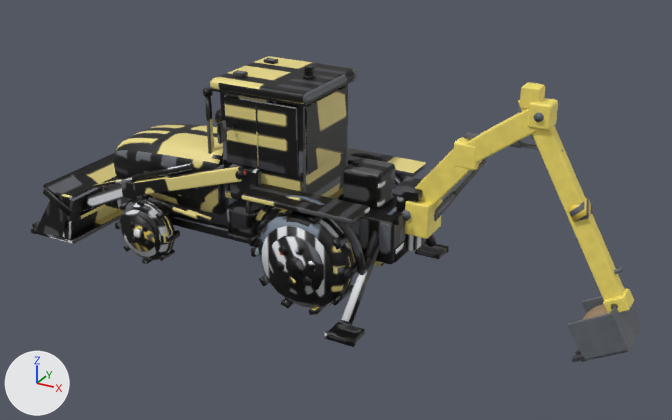
An edit to the FBX model unity/CheckoutSimulator/Assets/Resources/EventRigs/Rig_Backhoe.fbx, drawn before and after from the same camera.
Both versions are drawn from a 50 mm camera at (7.26, -10.99, 6.62) aimed at (1.22, -0.01, 1.13). Every picture has the same lights, and +X, +Y and +Z are marked at lower left. The first picture is the older version. Where no turn or scale is listed for an object, it has been applied to the vertices. Vertices at exactly the same position are counted once.

Before the edit, the objects in view are built like this:
```python
me_cube_918 = bpy.data.meshes.new('Cube.918')
me_cube_918.from_pydata(...)  # 6474 vertices, 5769 faces; spans x -4.05..2.62, y -1.63..1.63, z -0.01..3.23
me_cube_918.materials.append(mat_obras_backhoe_mat)  # picture img_obras_backhoe_basecolor_png
me_obras_backhoearm__stick = bpy.data.meshes.new('Obras_BackhoeArm__Stick')
me_obras_backhoearm__stick.from_pydata(...)  # 116 vertices, 104 faces; spans x 1.39..3.01, y -0.15..0.15, z -0.75..2.0
me_obras_backhoearm__stick.materials.append(mat_obras_backhoearm_mat)  # picture img_obras_backhoearm_basecolor_png
me_obras_backhoearm__swing = bpy.data.meshes.new('Obras_BackhoeArm__Swing')
me_obras_backhoearm__swing.from_pydata(...)  # 76 vertices, 66 faces; spans x -0.071..0.33, y -0.275..0.275, z -0.3..0.2
me_obras_backhoearm__swing.materials.append(mat_obras_backhoearm_mat)  # picture img_obras_backhoearm_basecolor_png
ob_obras_backhoe__body = bpy.data.objects.new('Obras_Backhoe__Body', me_cube_918)
ob_obras_backhoe__body.location = (0.0, 0.0, 0.0)
ob_obras_backhoearm__stick = bpy.data.objects.new('Obras_BackhoeArm__Stick', me_obras_backhoearm__stick)
ob_obras_backhoearm__stick.location = (2.45, 0.0, 1.4)
ob_obras_backhoearm__swing = bpy.data.objects.new('Obras_BackhoeArm__Swing', me_obras_backhoearm__swing)
ob_obras_backhoearm__swing.location = (2.45, 0.0, 1.4)
# also in view: 'Obras_BackhoeArm__Boom' at (3.26, 0.0, 2.21); 'Obras_BackhoeArm__Bucket' at (5.24, 0.0, 0.35)
```
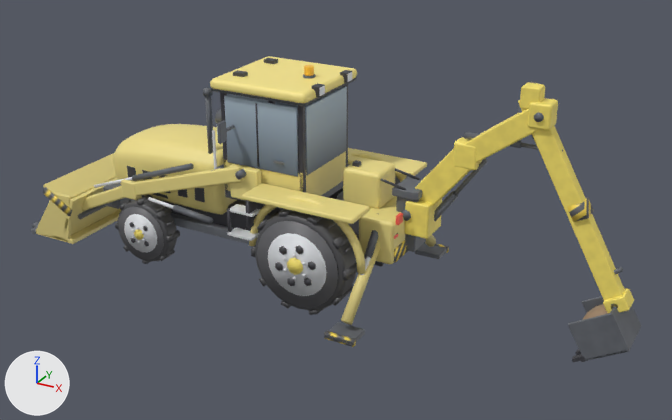
What the commit changed:
me_cube_918 is used by ob_obras_backhoe__body; location (0.0, 0.0, 0.0).
me_cube_918 had 6474 vertices, 5769 faces and spanned x -4.05..2.62, y -1.63..1.63, z -0.01..3.23.
me_cube_918 now has 7868 vertices, 6688 faces and spans x -4.05..2.62, y -1.63..1.63, z -0.01..3.23.
me_cube_918 part 1: the loose piece of 24 vertices spanning x -0.2..-0.02, y 0.34..0.46, z 2.98..3.12 is copied, and the copy is scaled about its middle by (0.652, 1.36, 1), then moved by (1.26, 0.0, -0.02); it spans x 1.1..1.22, y 0.32..0.48, z 2.96..3.1.
me_cube_918 part 2: the loose piece of 24 vertices spanning x -0.2..-0.02, y -0.46..-0.34, z 2.98..3.12 is copied, and the copy is scaled about its middle by (0.505, 1.13, 0.81), then moved by (1.28, 0.0, -0.02); it spans x 1.13..1.23, y -0.47..-0.33, z 2.97..3.09.
me_cube_918 part 3: the loose piece of 24 vertices spanning x -0.2..-0.02, y -0.46..-0.34, z 2.98..3.12 is copied, and the copy is scaled about its middle by (0.652, 1.36, 1), then moved by (1.26, 0.0, -0.02); it spans x 1.1..1.22, y -0.48..-0.32, z 2.96..3.1.
me_cube_918 part 4: the loose piece of 176 vertices spanning x 0.52..1.98, y 0.71..1.19, z 0.02..1.5 is rebuilt with 144 vertices and now spans x 0.51..1.99, y 0.71..1.19, z 0.02..1.5.
me_cube_918 part 5: the loose piece of 144 vertices spanning x -2.14..-1.16, y -1.03..-0.73, z 0.02..1.02 is rebuilt with 144 vertices and now spans x -2.15..-1.15, y -1.03..-0.73, z 0.02..1.02.
me_cube_918 part 6: the loose piece of 36 vertices spanning x -2.03..-1.27, y -1.04..-1.03, z 0.13..0.91 is rebuilt with 48 vertices and now spans x -2.09..-1.21, y -1.04..-1.03, z 0.08..0.96.
me_cube_918 part 7: the loose piece of 18 vertices spanning x -1.75..-1.55, y -1.1..-1.05, z 0.43..0.62 is rebuilt with 20 vertices and now spans x -1.73..-1.57, y -1.1..-1.05, z 0.44..0.6.
me_cube_918 part 8: 23 loose pieces with 290 vertices, spanning x -1.83..2.5, y -1.24..1.24, z 0.35..1.17, are deleted.
me_cube_918 part 9: 24 vertices moved within x -1.78..2.5, y -1.08..1.08, z 0.7..1.17; 820 vertices removed from x -2.14..2.5, y -1.26..1.23, z 0.02..1.5; 1966 vertices added at x -2.8..2.5, y -1.28..1.28, z 0.0..2.3.
me_cube_918 part 10: 4285 kept faces spanning x -4.05..2.62, y -1.63..1.63, z -0.01..3.23 get new texture (UV) coordinates.
Other edits to the shape of me_cube_918 do not show in these pictures.

Boxes (x1, y1, x2, y2) around the edits, measured in the pictures (672 x 420 px):
part 1 of me_cube_918, added: after (340, 70, 352, 83)
part 2 of me_cube_918, added: after (319, 86, 325, 96)
part 3 of me_cube_918, added: after (312, 83, 325, 97)
part 4 of me_cube_918, rebuilt (mostly hidden): before (328, 178, 400, 199); after (328, 176, 400, 199)
part 5 of me_cube_918, rebuilt (7% wider, 7% taller): before (120, 201, 175, 260); after (118, 198, 177, 261)
part 6 of me_cube_918, rebuilt (12% wider, 12% taller): before (121, 210, 161, 257); after (119, 207, 164, 260)
part 7 of me_cube_918, rebuilt (8% narrower, 14% shorter): before (133, 228, 144, 241); after (134, 229, 144, 240)
part 8 of me_cube_918, deleted: before (287, 245, 316, 286)
part 9 of me_cube_918, built on: before (123, 180, 399, 308); after (124, 130, 420, 310)
part 10 of me_cube_918, surface changed (lighter): (31, 56, 449, 347) in both
